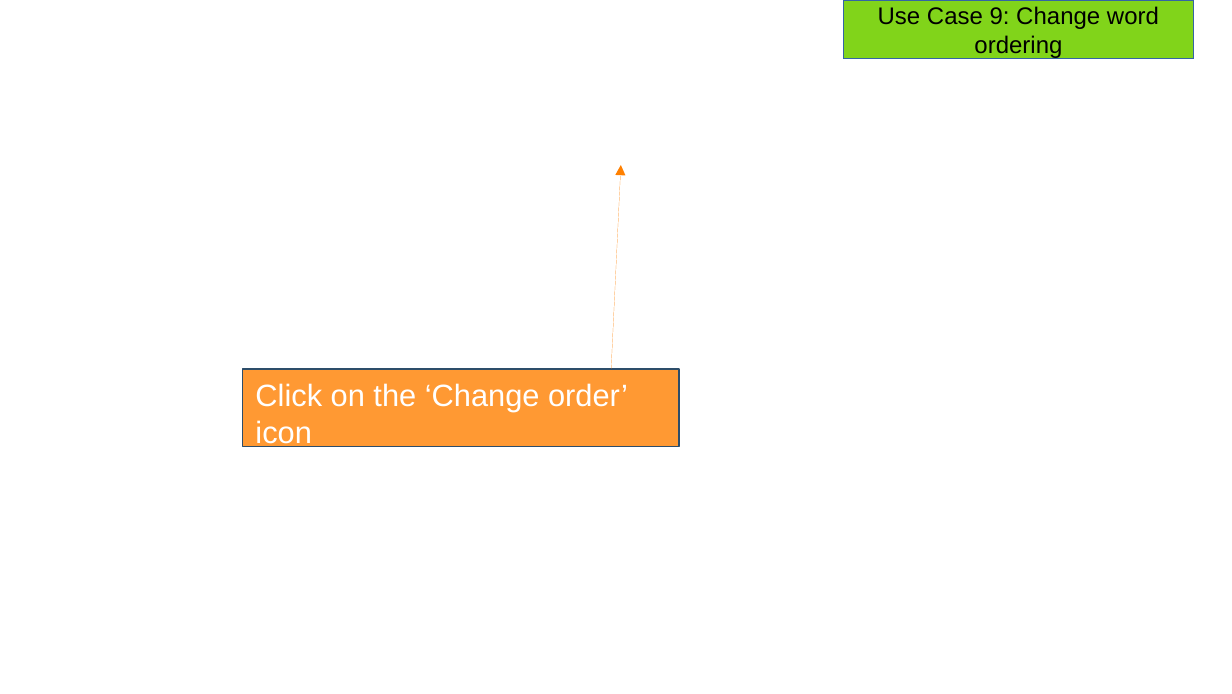
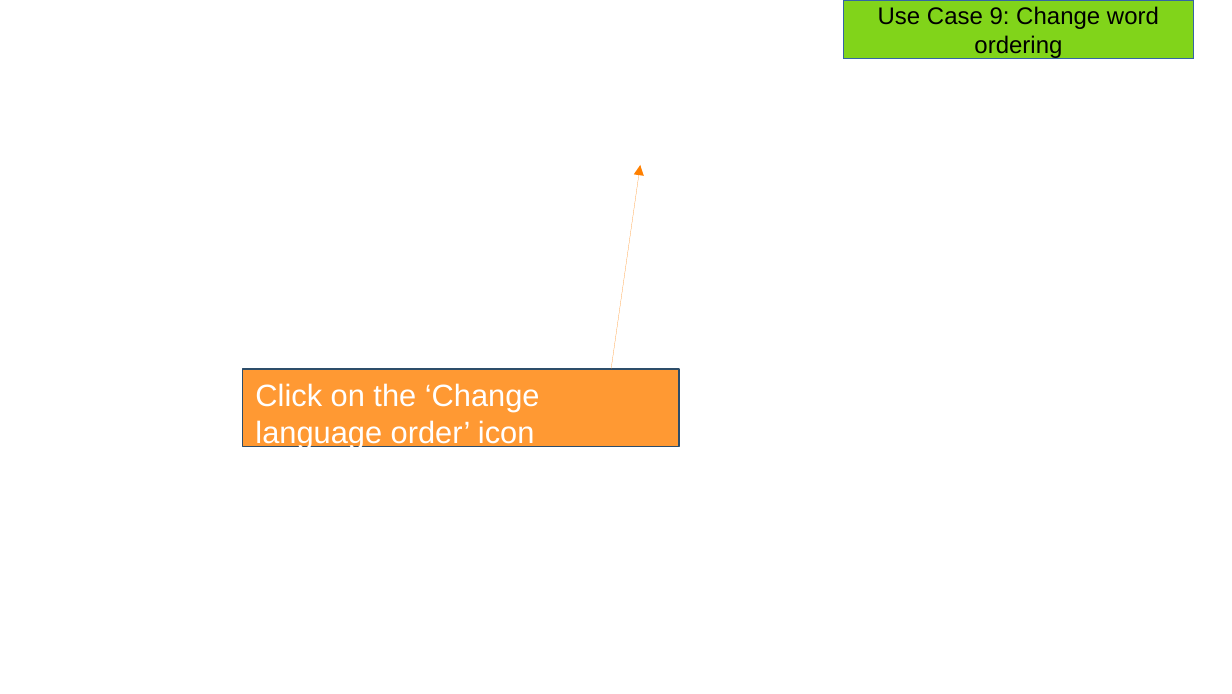
Before and after one commit to SaltyW123/gp20, a slide deck: slide 40 of dev/20200218/osp1/UI-Spec-Presentation/Demo_of_UI.odp. Drawn at 1232x694 pixels with LibreOffice and Linux fonts; fonts in the diff are those of the drawing; background and template pictures are left out. Boxes give left, top, right and bottom in pixels: in the first picture for what was removed or moved away, otherwise in the second. Text is boxed around its words. In the diff, an @@ line names an element or a change of style, - is before the commit and + after.

```diff
--- a/dev/20200218/osp1/UI-Spec-Presentation/Demo_of_UI.odp
+++ b/dev/20200218/osp1/UI-Spec-Presentation/Demo_of_UI.odp
@@ arrow moved from (611, 368) - (621, 165) to (611, 368) - (641, 165) @@
@@ text in rectangle at <box>255,383,540,449</box>: text changed @@
-Click on the ‘Change order’ icon
+Click on the ‘Change language order’ icon
```
Also in this commit, not shown: 15 other slides changed, 1 slide added, 21 other files.
